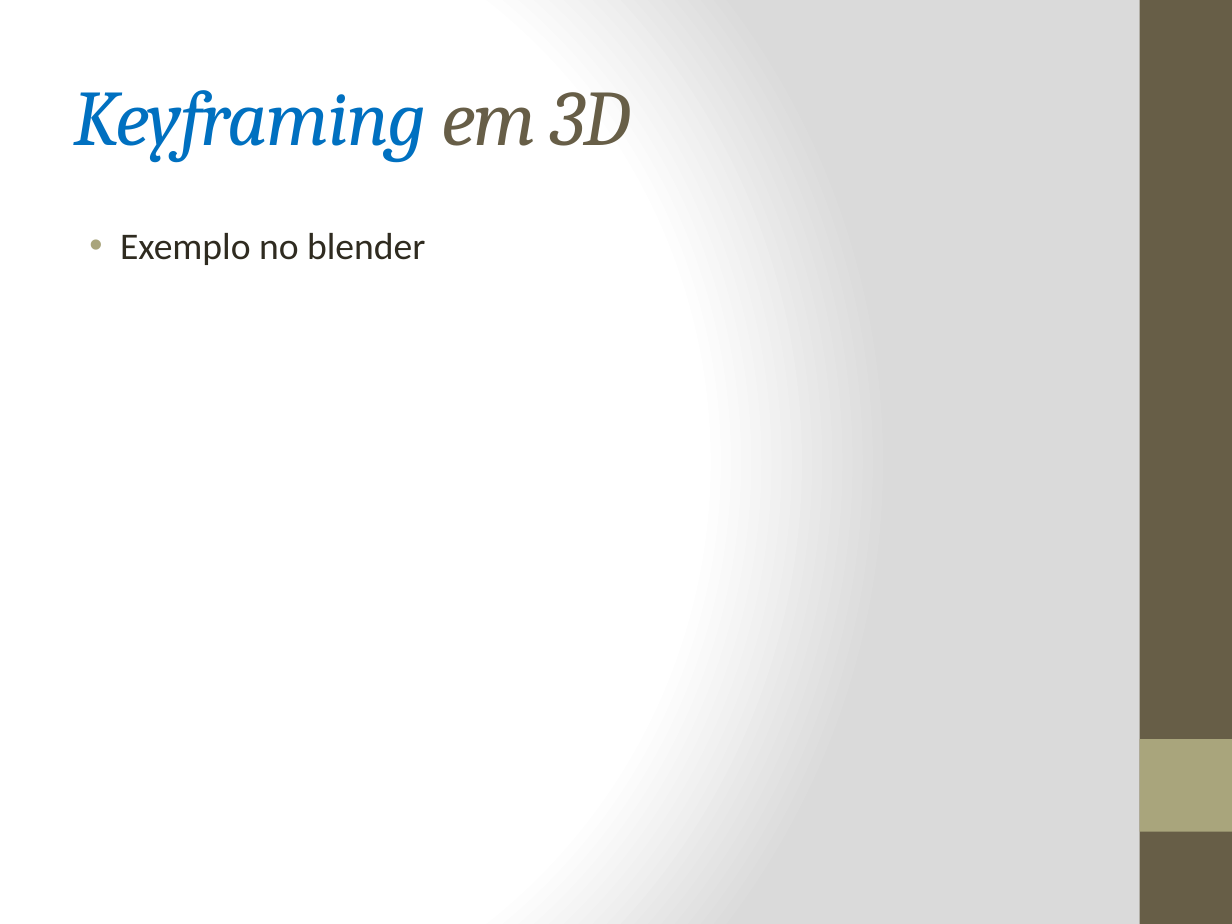
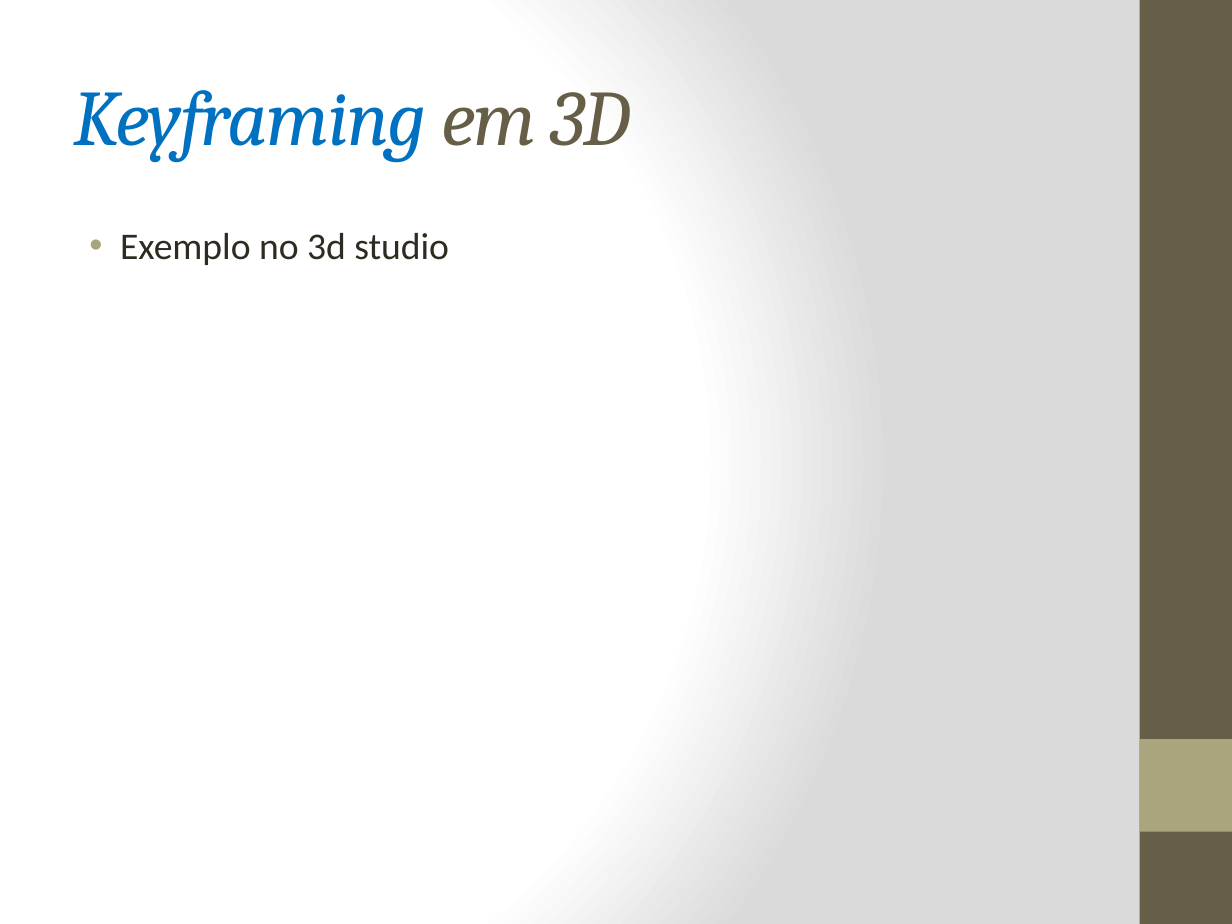
Before and after one commit to fegemo/cefet-cg, a slide deck: slide 16 of attachments/AnimacaoFlavioCoutinho.pptx (slide 12 before the commit). Drawn at 1232x924 pixels with LibreOffice and Linux fonts; fonts in the diff are those of the drawing. Boxes give left, top, right and bottom in pixels: in the first picture for what was removed or moved away, otherwise in the second. Text is boxed around its words. In the diff, an @@ line names an element or a change of style, - is before the commit and + after.

```diff
--- a/attachments/AnimacaoFlavioCoutinho.pptx
+++ b/attachments/AnimacaoFlavioCoutinho.pptx
@@ text at <box>120,233,449,265</box>: text changed @@
-• Exemplo no blender
+• Exemplo no 3d studio
```
Also in this commit, not shown: 3 other slides changed, 9 slides added, 10 other files.
